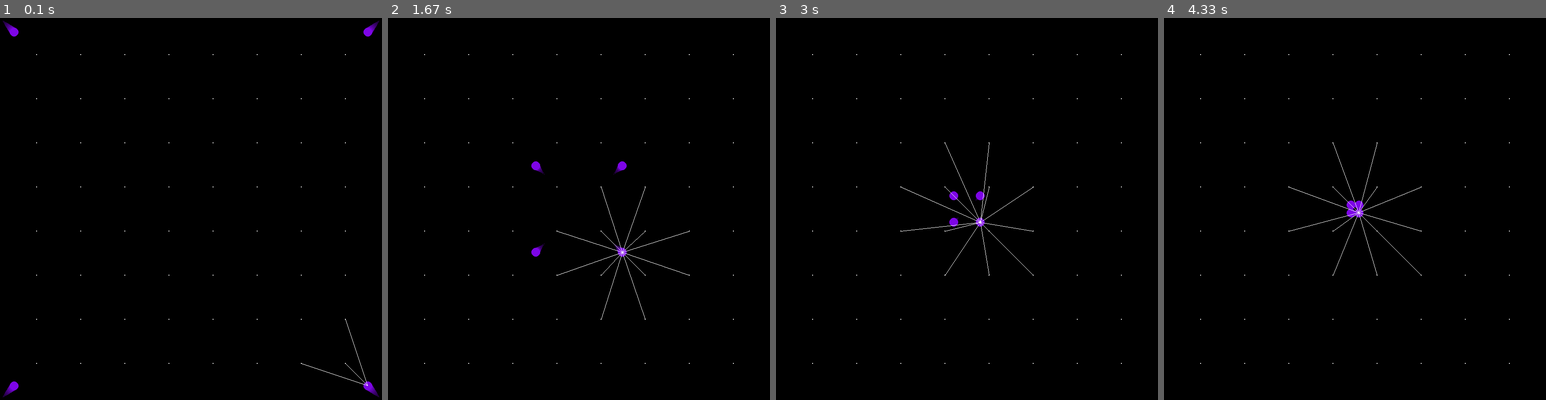
Above: before the commit, frames 1-4 (left to right).
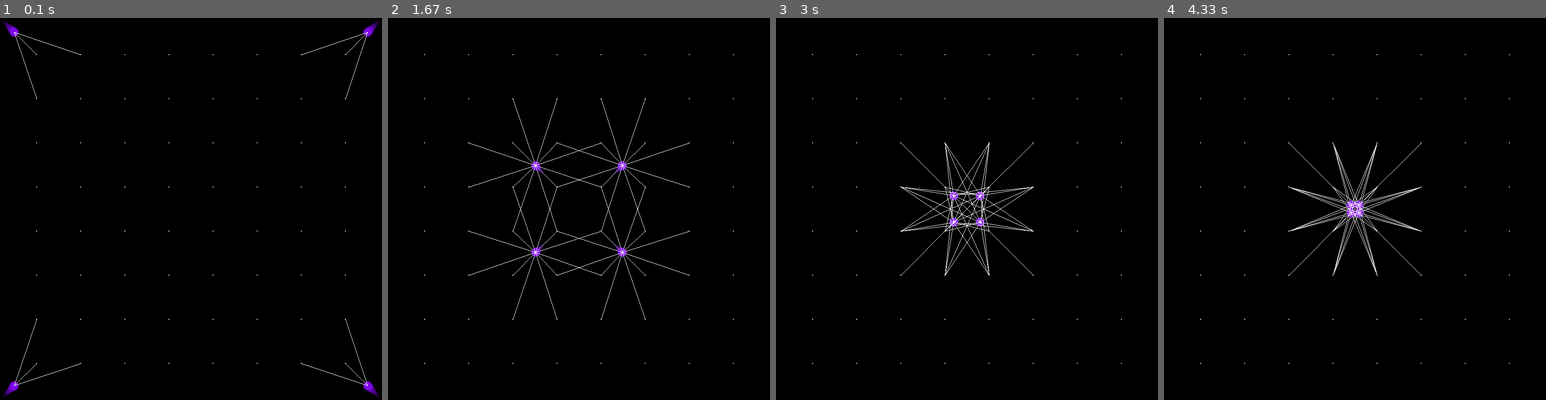
Above: after the commit, the same moments.

Repository: cdcformatc/PyPart
Game: pygame game, started from balltest.py
Two runs of this game, one before a commit and one after it. Both use one fixed random seed, a clock stepped at 60 frames per second and the inputs below. The source is Python 2; it was converted automatically to run under Python 3.
Inputs:
- Up to frame 1 (0.1 s): no input
- Up to frame 2 (1.67 s): no input
- Up to frame 3 (3 s): no input
- Up to frame 4 (4.33 s): no input

The runs differ from the first frame. In frame 1, 0.1% of the frame differs, in the area x 3-97%, y 3-97%; in frame 2, 0.6%; in frame 3, 0.6%, in the area x 32-68%, y 32-68%; in frame 4, 0.5%.

Commit message:
draw multiple lines

Diff:
--- a/Particle.py
+++ b/Particle.py
@@ -248,6 +248,7 @@
             self.speed[0] = (pos[0]-self.x)*per_frame
             self.speed[1] = (pos[1]-self.y)*per_frame
 
-    def draw_line(self, screen, pos, thresh):
-        if thresh==0 or (self.x-pos[0])**2 + (self.y-pos[1])**2 < thresh**2:
-            pygame.draw.line(screen, self.color, self.rect.center, pos, self.radius)
+    def draw_line(self, screen, positions, thresh):
+        for pos in positions:
+            if thresh==0 or (self.x-pos[0])**2 + (self.y-pos[1])**2 < thresh**2:
+                pygame.draw.line(screen, self.color, self.rect.center, pos, self.radius)
--- a/balltest.py
+++ b/balltest.py
@@ -68,7 +68,7 @@
 
         for dot in grid:
             dot.draw(screen)
-            dot.draw_line(screen, (ball.x,ball.y), 200)
+            dot.draw_line(screen, [(ball.x,ball.y) for ball in balls], 200)
 
         pygame.display.flip()
     pygame.quit()
